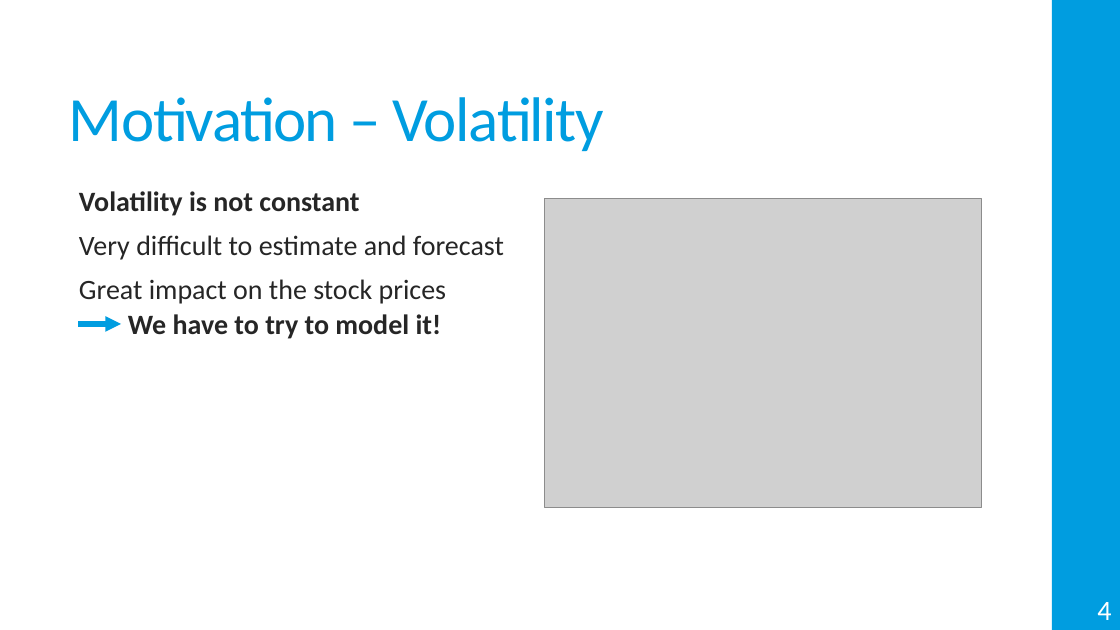
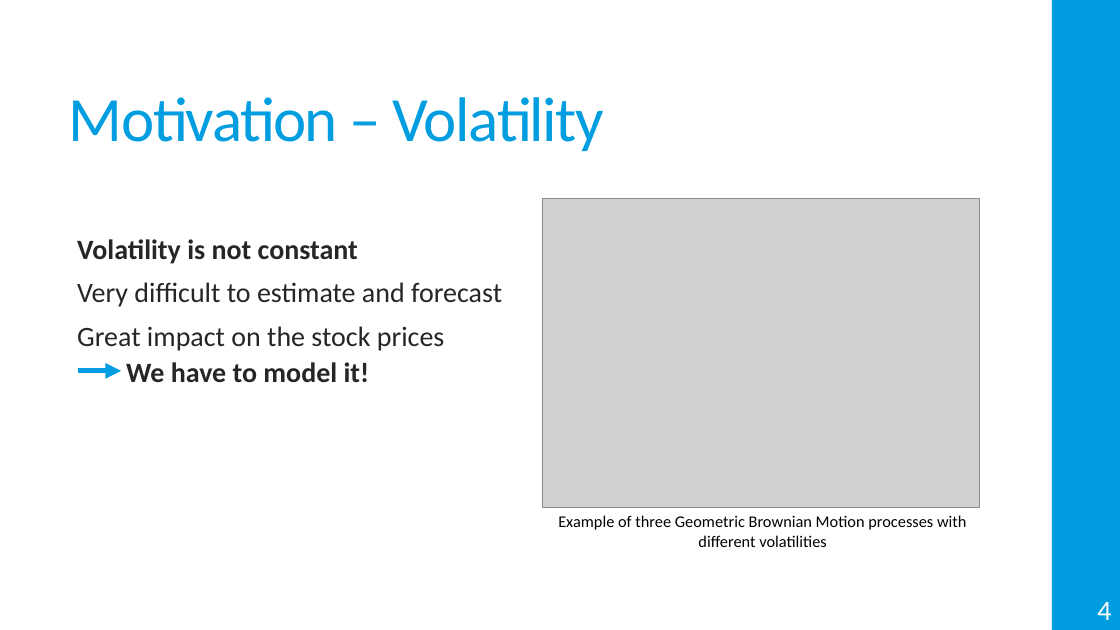
Before and after one commit to Miguel-Ribeiro-IST/Thesis, a slide deck: slide 5 of Presentation.pptx. Drawn at 1120x630 pixels with LibreOffice and Linux fonts; fonts in the diff are those of the drawing; grey boxes stand for pictures. Boxes give left, top, right and bottom in pixels: in the first picture for what was removed or moved away, otherwise in the second. Text is boxed around its words. In the diff, an @@ line names an element or a change of style, - is before the commit and + after.

```diff
--- a/Presentation.pptx
+++ b/Presentation.pptx
@@ text "Volatility is not constant": place and size @@
-text "Volatility is not constant" at [79, 191, 504, 339]
+text "Volatility is not constant" at [77, 239, 502, 382]
@@ arrow moved from (78, 324) - (121, 324) to (78, 371) - (121, 371) @@
@@ text at [126, 362, 370, 382]: text changed @@
-    We have to try to model it!
+    We have to model it!
@@ text added at [558, 515, 967, 547], 14 pt, text #000000 @@
+Example of three Geometric Brownian Motion processes with different volatilities
```
Also in this commit, not shown: 2 other slides changed, 12 slides added, 15 other files.
